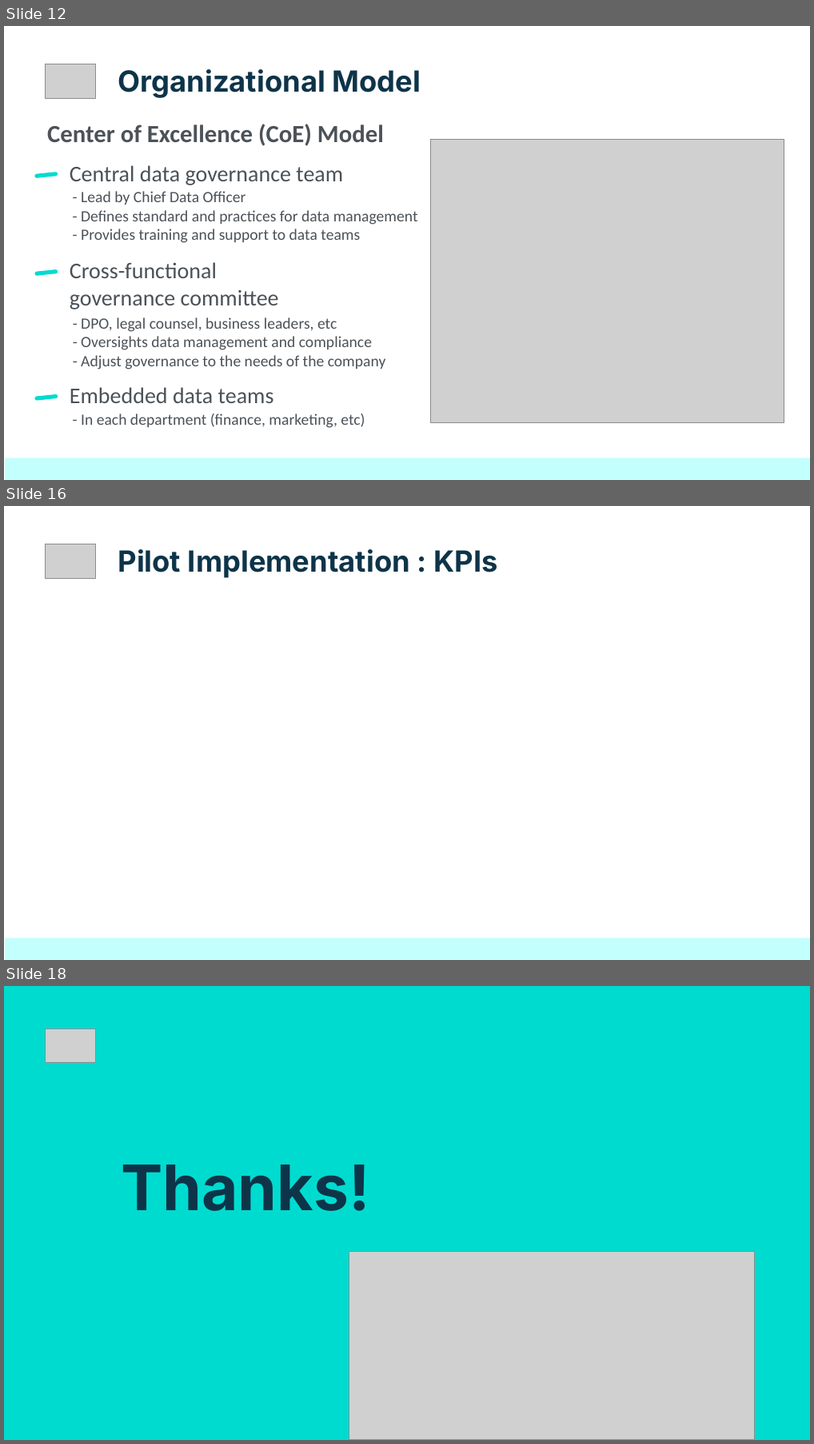
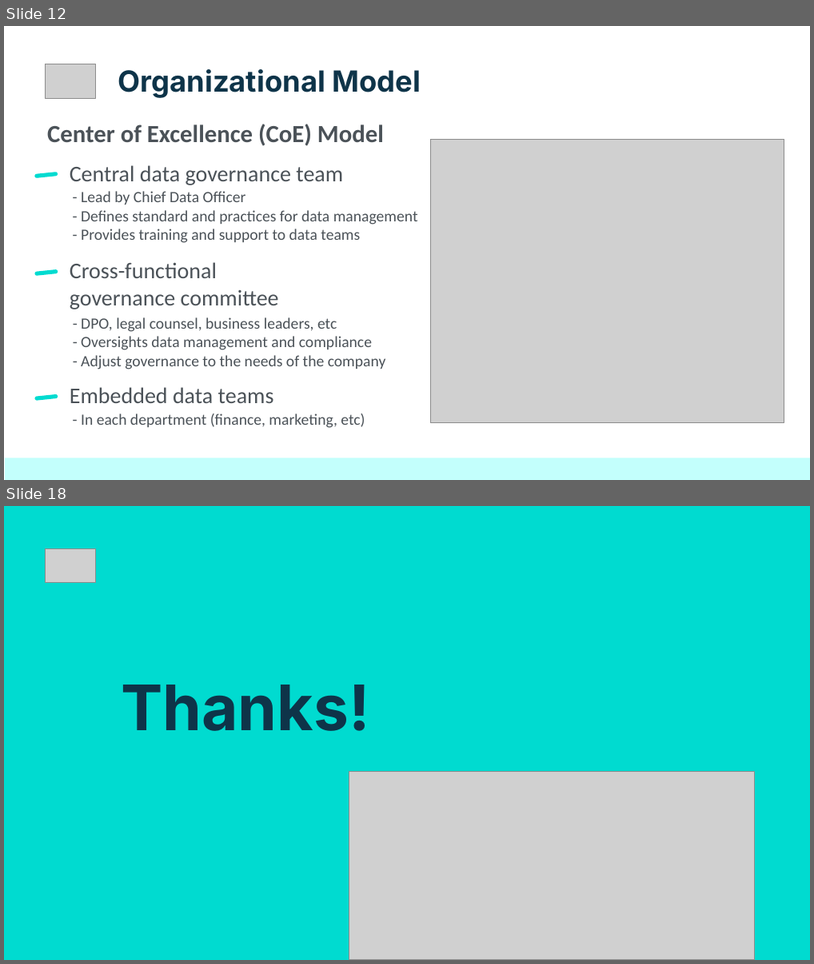
Before and after one commit to netesf13d/jedha-projects, a slide deck: 2-01-Spotify_Data_Governance/presentation/Presentation - 2-01 - Spotify Data Governance.odp. Shown one above the other, each under a label of ours: slides 12, 16 and 18 before the commit, slides 12 and 18 after it; the slides between them are not shown. The pictures are 814x1444 and 814x964 pixels, drawn with LibreOffice and Linux fonts; fonts in the diff are those of the drawing; grey boxes stand for pictures. Boxes give left, top, right and bottom in pixels: in the first picture for what was removed or moved away, otherwise in the second. Text is boxed around its words. In the diff, an @@ line names an element or a change of style, - is before the commit and + after.

```diff
--- a/2-01-Spotify_Data_Governance/presentation/Presentation - 2-01 - Spotify Data Governance.odp
+++ b/2-01-Spotify_Data_Governance/presentation/Presentation - 2-01 - Spotify Data Governance.odp
@@ slide 16 removed at (4, 506, 810, 960), background #FFFFFF @@
@@ picture removed at (45, 544, 96, 578) @@
@@ title removed at (118, 549, 498, 578) @@
-Pilot Implementation : KPIs
@@ rectangle removed at (5, 937, 810, 959) @@
```
Also in this commit, not shown: 4 slides changed, 5 slides added, 4 other slides removed, 4 other files.
